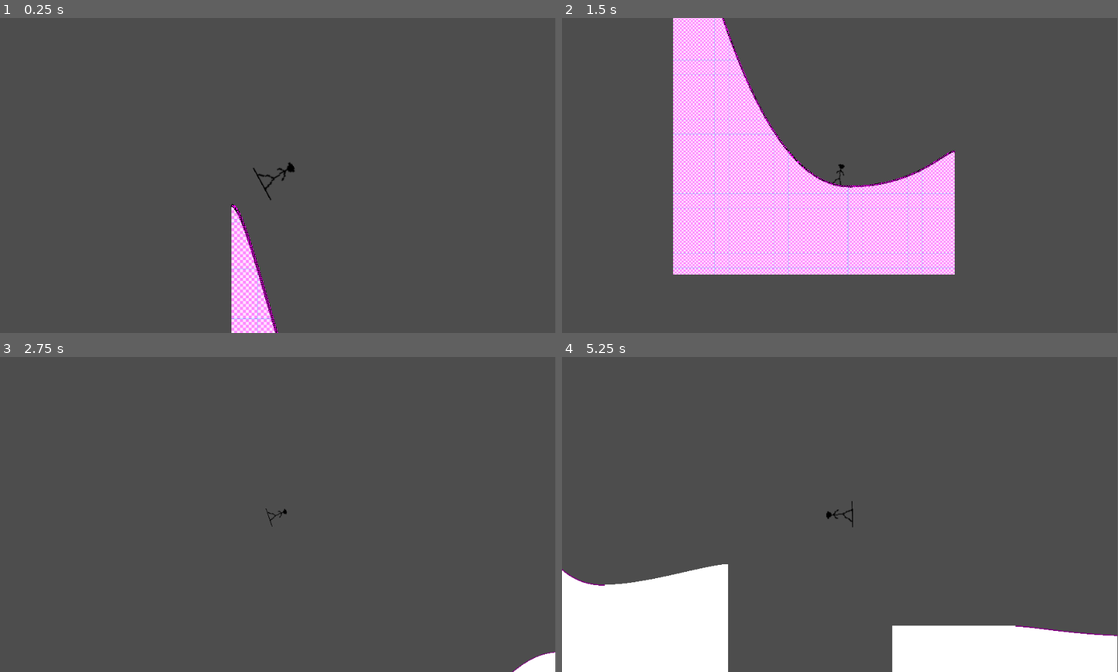
Above: before the commit, frames 1-4 (two rows, left to right).
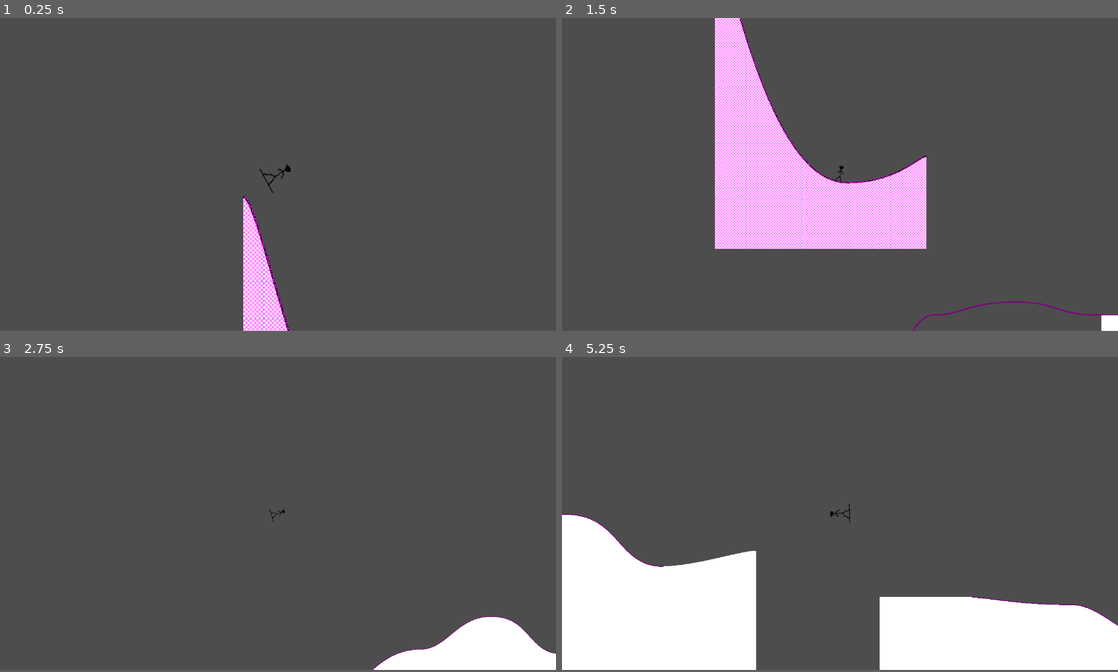
Above: after the commit, the same moments.

Repository: D-Mielewczyk/mask-a-ride
Game: Godot game, scene res://scenes/main.tscn
Two runs of this game, one before a commit and one after it. Both use one fixed random seed, a clock stepped at 60 frames per second and the inputs below.
Inputs:
- Up to frame 1 (0.25 s): no input
- Up to frame 2 (1.5 s): tap Enter (ui_accept) at 0.5, 0.77 s; hold Right (ui_right) 0.53-1.28 s; hold Down (ui_down) from 1.28 s (still down)
- Up to frame 3 (2.75 s): tap Enter (ui_accept) at 1.52 s; release Down (ui_down) at 2.03 s; hold Right (ui_right) from 2.03 s (still down)
- Up to frame 4 (5.25 s): release Right (ui_right) at 2.78 s; hold Up (ui_up) 2.78-3.53 s; tap Enter (ui_accept) at 3.02, 3.77, 4.52 s; hold Left (ui_left) 3.53-5.03 s; hold Down (ui_down) from 5.03 s (still down)
In our replay, the window is 799x453 before the commit and 800x450 after it. These sizes can differ from the game's own. Grey fills any space a smaller window leaves; there, only what the larger window draws over its background counts as a difference.

The runs differ from the first frame. In frame 1, 2.7% of the frame differs, in the area x 41-53%, y 45-100%; in frame 2, 21%, in the area x 20-100%, y 0-100%; in frame 3, 3.2%; in frame 4, 9.0%.

Commit message:
increase window SIZE

Diff:
--- a/project.godot
+++ b/project.godot
@@ -17,8 +17,8 @@
 
 [display]
 
-window/size/viewport_width=960
-window/size/viewport_height=544
+window/size/viewport_width=1280
+window/size/viewport_height=720
 
 [editor_plugins]
 
Not shown: 1 places in scenes/main.tscn that only renumber resources
